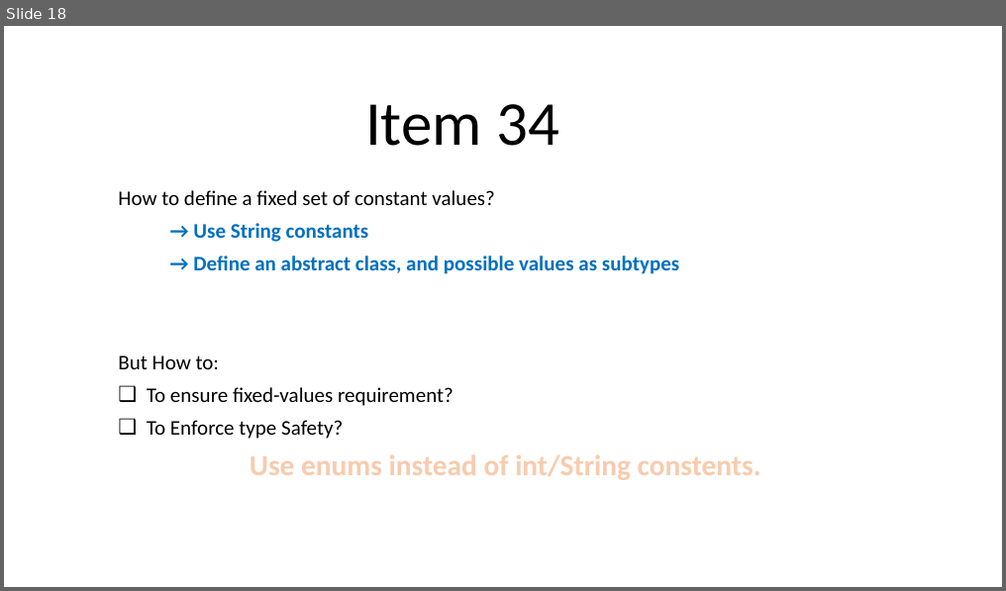
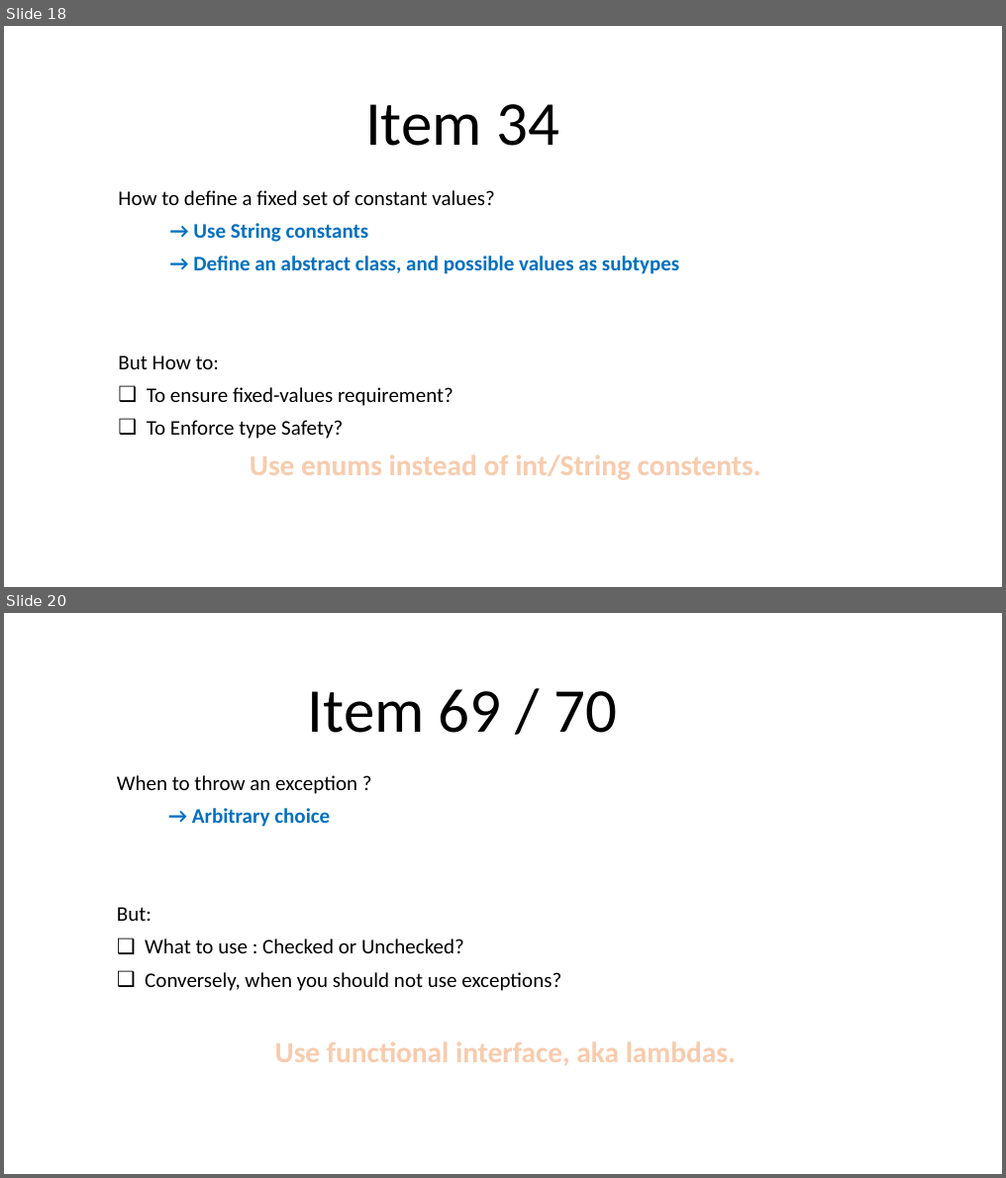
Before and after one commit to halaSEBBAH/effective-java-examples, a slide deck: effective-java.pptx. Shown one above the other, each under a label of ours: slide 18 before the commit, slides 18 and 20 after it; the slides between them are not shown. The pictures are 1006x591 and 1006x1178 pixels, drawn with LibreOffice and Linux fonts; fonts in the diff are those of the drawing. Boxes give left, top, right and bottom in pixels: in the first picture for what was removed or moved away, otherwise in the second. Text is boxed around its words. In the diff, an @@ line names an element or a change of style, - is before the commit and + after.

Commit message:
Exceptions handling

```diff
--- a/effective-java.pptx
+++ b/effective-java.pptx
@@ slide 20 added at bbox=[4, 613, 1002, 1174], background #FFFFFF @@
@@ title added at bbox=[308, 689, 617, 733], 60 pt, text #000000 @@
+Item 69 / 70
@@ subtitle added at bbox=[117, 775, 561, 991], 20 pt, text #000000 @@
+When to throw an exception ?
+→ Arbitrary choice
+But:
+❑ What to use : Checked or Unchecked?
+❑ Conversely, when you should not use exceptions?
@@ text added at bbox=[275, 1042, 736, 1066], 28 pt, text #F8CBAD, bold @@
+Use functional interface, aka lambdas.
```
Also in this commit, not shown: 1 slide changed, 15 other files.
